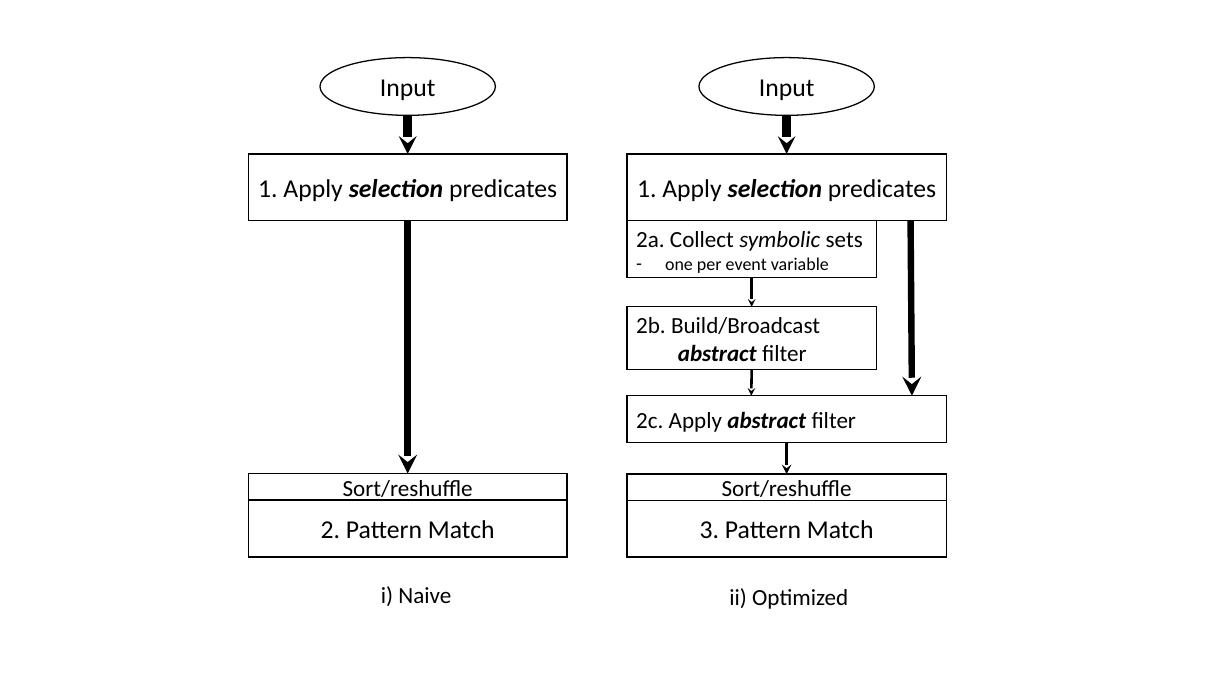
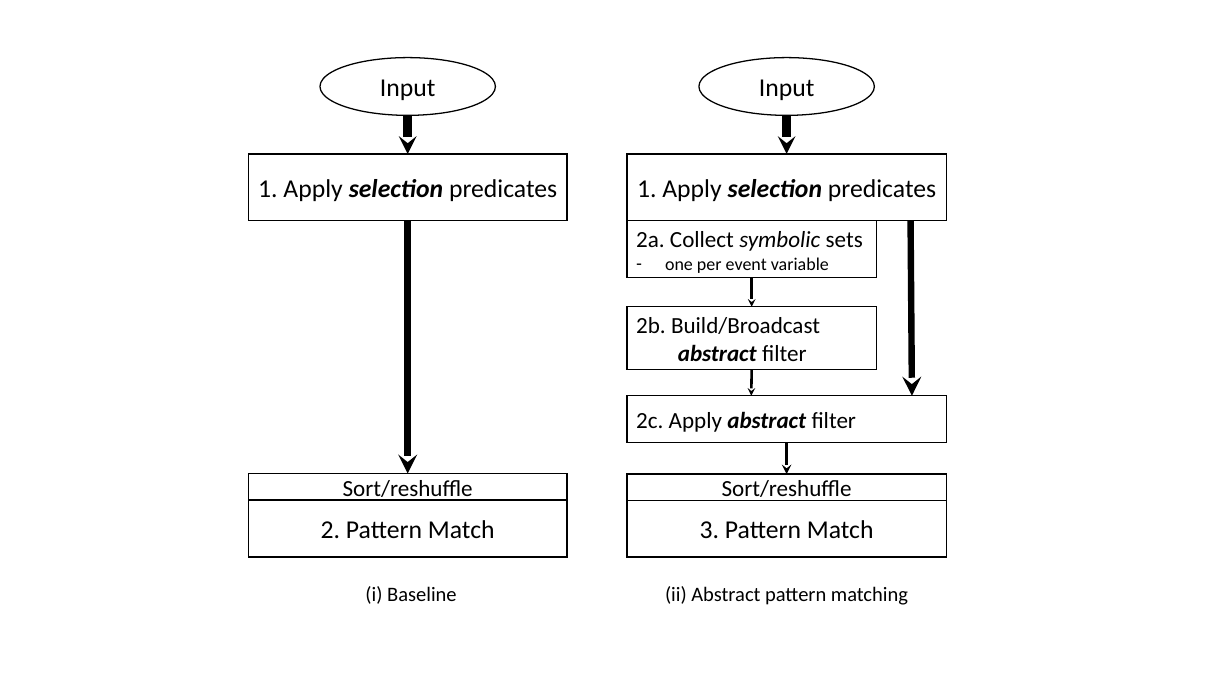
Before and after one commit to daniellupei/abstract_pattern_matching, a slide deck: slide 11 of graphs/Preliminary Results.pptx. Drawn at 1232x693 pixels with LibreOffice and Linux fonts; fonts in the diff are those of the drawing. Boxes give left, top, right and bottom in pixels: in the first picture for what was removed or moved away, otherwise in the second. Text is boxed around its words. In the diff, an @@ line names an element or a change of style, - is before the commit and + after.

```diff
--- a/graphs/Preliminary Results.pptx
+++ b/graphs/Preliminary Results.pptx
@@ text at [365, 586, 456, 604]: text changed; size 18 to 16 pt @@
-i) Naive
+(i) Baseline
@@ text at [665, 586, 908, 605]: text changed; size 18 to 16 pt @@
-ii) Optimized
+(ii) Abstract pattern matching
```
Also in this commit, not shown: 5 other files.
